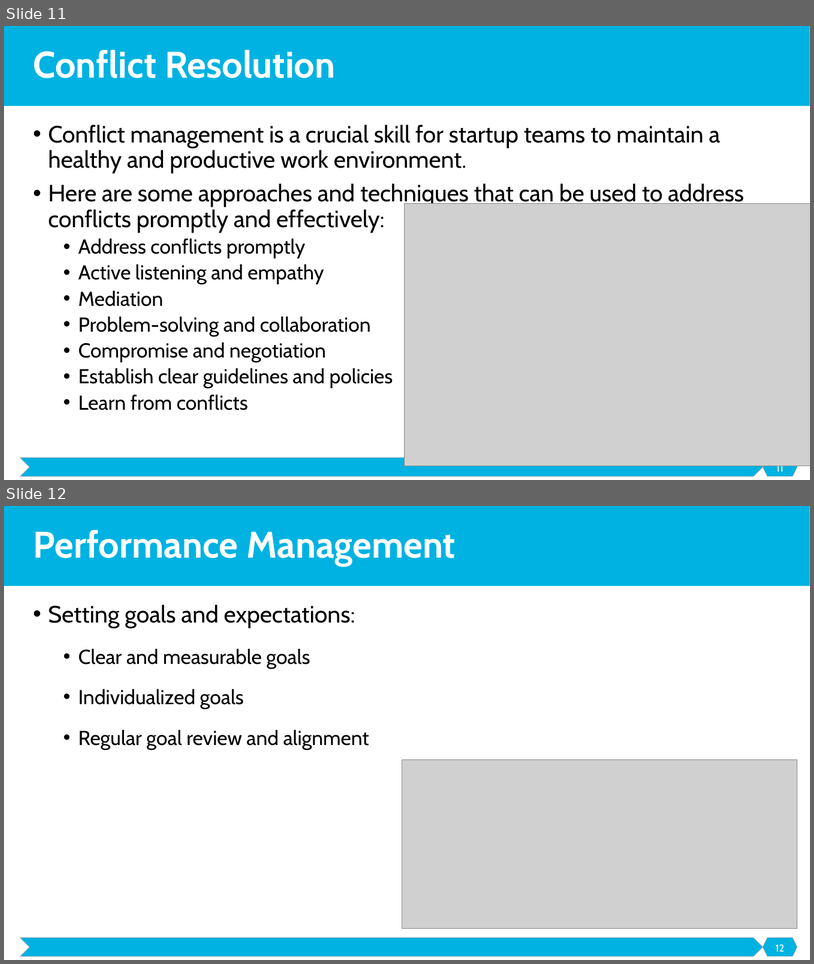
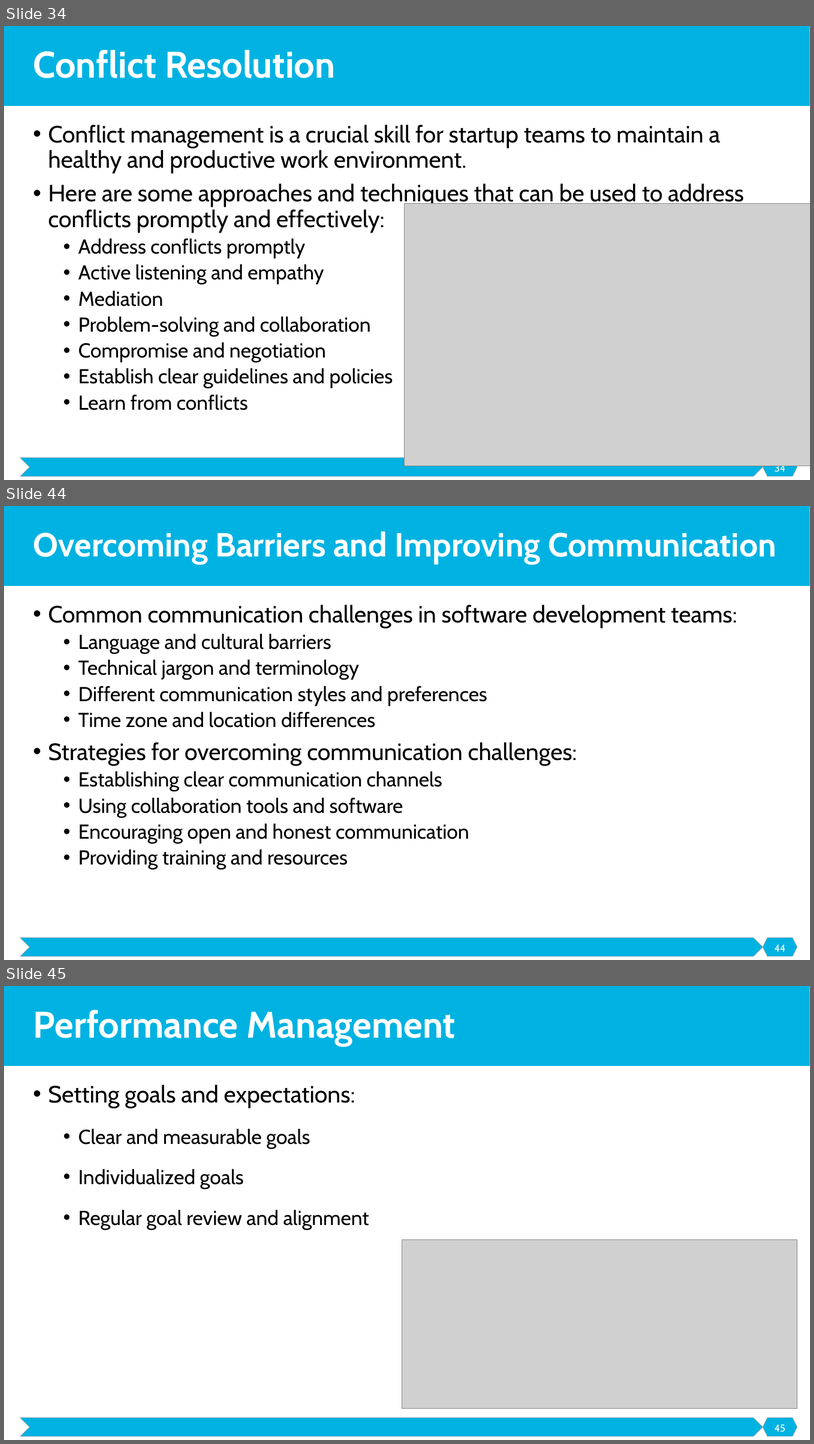
Before and after one commit to malenezi/malenezi, a slide deck: SE495/Lectures/7-Organizational Development/Organizational Development.pptx. Shown one above the other, each under a label of ours: slides 11 and 12 before the commit, slides 34, 44 and 45 after it; the slides between them are not shown. The pictures are 814x964 and 814x1444 pixels, drawn with LibreOffice and Linux fonts; fonts in the diff are those of the drawing; grey boxes stand for pictures. Boxes give left, top, right and bottom in pixels: in the first picture for what was removed or moved away, otherwise in the second. Text is boxed around its words. In the diff, an @@ line names an element or a change of style, - is before the commit and + after.

```diff
--- a/SE495/Lectures/7-Organizational Development/Organizational Development.pptx
+++ b/SE495/Lectures/7-Organizational Development/Organizational Development.pptx
@@ slide 44 added at [4, 506, 810, 960], background #FFFFFF; not listed: 3 template elements that a slide beside it also shows @@
@@ title added at [33, 531, 777, 564], 39.6 pt, text #FFFFFF, bold @@
+Overcoming Barriers and Improving Communication
@@ text added at [48, 604, 737, 869], 24 pt, text #000000 @@
+• Common communication challenges in software development teams:
+  • Language and cultural barriers
+  • Technical jargon and terminology
+  • Different communication styles and preferences
+  • Time zone and location differences
+• Strategies for overcoming communication challenges:
+  • Establishing clear communication channels
+  • Using collaboration tools and software
+  • Encouraging open and honest communication
+  • Providing training and resources
@@ page number added at [775, 944, 786, 951], 12 pt, text #FFFFFF @@
+44
@@ what was slide 11 is now slide 34 @@
@@ page number at [775, 463, 786, 471]: text changed @@
-11
+34
@@ what was slide 12 is now slide 45 @@
@@ page number at [775, 1424, 786, 1432]: text changed @@
-12
+45
```
Also in this commit, not shown: 4 slides changed, 32 other slides added, 4 other files.
